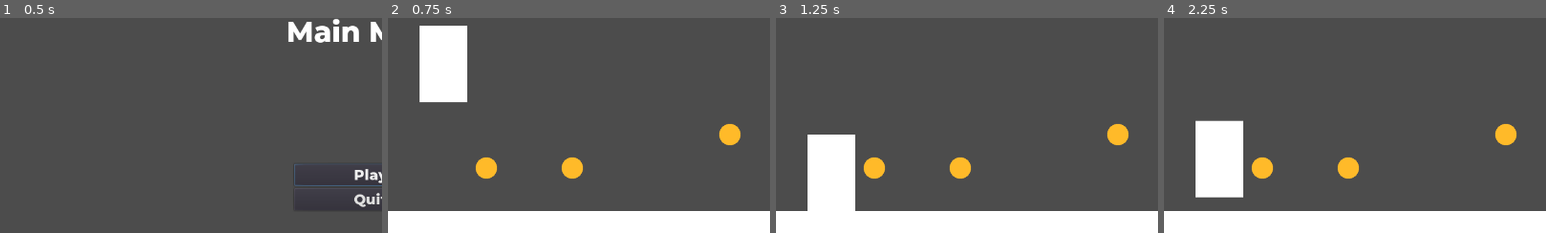
Above: before the commit, frames 1-4 (left to right).
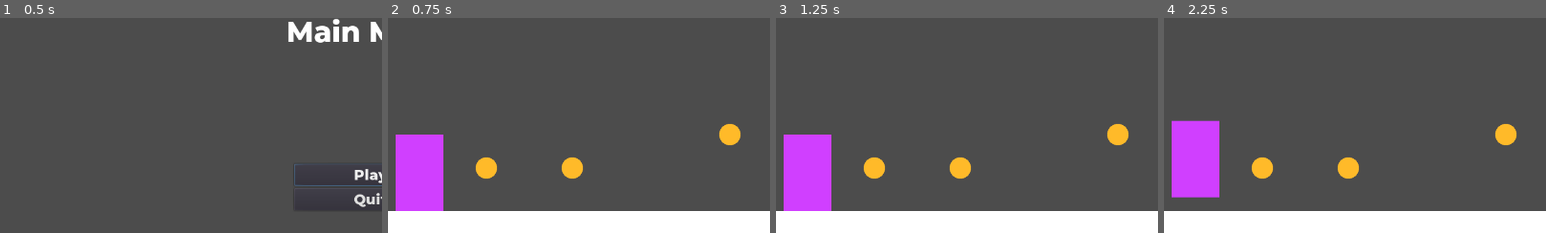
Above: after the commit, the same moments.

Repository: pigdevstudio/save-player-resources
Game: Godot game, scene res://screens/MainMenu.tscn
Same seed, same stepped clock (60 frames per second), same inputs: the game is played once before the commit and once after it.
Inputs:
- Up to frame 1 (0.5 s): no input
- Up to frame 2 (0.75 s): click "Play" at 0.5 s
- Up to frame 3 (1.25 s): no input
- Up to frame 4 (2.25 s): tap Enter at 1.25 s; tap Space at 2 s
The pictures show only the part of the screen within x 2-52%, y 11-61%; the shares and areas given below are measured in that part.

Frame 1 is identical in both runs. In frame 2, 8.9% of the frame differs, in the area x 2-21%, y 3-90%; in frame 3, 6.7%; in frame 4, 6.8%.

Commit message:
Add remove and add child approach

Diff:
--- a/actors/player/HurtBox.gd
+++ b/actors/player/HurtBox.gd
@@ -1,4 +1,6 @@
 extends Area2D
+
+export (NodePath) var player_data_path
 
 func _on_collision_entered(collider):
 	get_hurt(collider.damage)
@@ -11,7 +13,8 @@
 func get_hurt(damage):
 	if not $Invulnerability.is_stopped():
 		return
-	PlayerData.health -= damage
+	var player_data = get_node(player_data_path)
+	player_data.health -= damage
 	$CollisionShape2D.call_deferred("set_disabled", true)
 	$Invulnerability.start()
 	$AnimationPlayer.play("Hurt")
--- a/actors/player/PickUpArea2D.gd
+++ b/actors/player/PickUpArea2D.gd
@@ -1,5 +1,8 @@
 extends Area2D
 
+export (NodePath) var player_data_path
+
 func _on_area_entered(coin):
-	PlayerData.score += coin.score
+	var player_data = get_node(player_data_path)
+	player_data.score += coin.score
 	coin.queue_free()
--- a/actors/player/PlayerPlatformActor.tscn
+++ b/actors/player/PlayerPlatformActor.tscn
@@ -6,6 +6,7 @@
 [ext_resource path="res://actors/player/PickUpArea2D.gd" type="Script" id=4]
 [ext_resource path="res://actors/player/HurtBox.gd" type="Script" id=5]
 [ext_resource path="res://utility/Geometry2D.gd" type="Script" id=6]
+[ext_resource path="res://actors/player/PlayerData.tscn" type="PackedScene" id=7]
 
 [sub_resource type="RectangleShape2D" id=1]
 extents = Vector2( 40, 64 )
@@ -72,6 +73,7 @@
 collision_layer = 0
 collision_mask = 4
 script = ExtResource( 4 )
+player_data_path = NodePath("../PlayerData")
 
 [node name="CollisionShape2D" type="CollisionShape2D" parent="PickUpArea2D" index="0"]
 position = Vector2( 0, -64 )
@@ -81,6 +83,7 @@
 collision_layer = 0
 collision_mask = 8
 script = ExtResource( 5 )
+player_data_path = NodePath("../PlayerData")
 
 [node name="CollisionShape2D" type="CollisionShape2D" parent="HurtBox" index="0"]
 position = Vector2( 0, -64 )
@@ -93,6 +96,8 @@
 
 [node name="AnimationPlayer" type="AnimationPlayer" parent="HurtBox" index="2"]
 anims/Hurt = SubResource( 2 )
+
+[node name="PlayerData" parent="." index="5" instance=ExtResource( 7 )]
 [connection signal="entered" from="StateMachine/IdleState" to="Controls/LeftAction" method="is_holding"]
 [connection signal="entered" from="StateMachine/IdleState" to="Controls/RightAction" method="is_holding"]
 [connection signal="entered" from="StateMachine/SingleJumpFallState" to="Controls/LeftAction" method="is_holding"]
--- a/interface/UserInterface.gd
+++ b/interface/UserInterface.gd
@@ -1,16 +1,18 @@
 extends Control
 
-func _ready():
-	PlayerData.connect("updated", self, "update_interface")
-	PlayerData.connect("died", self, "_on_player_died")
+var player_data
+
+func setup():
+	player_data.connect("updated", self, "update_interface")
+	player_data.connect("died", self, "_on_player_died")
 
 	update_interface()
 
 
 func update_interface():
-	$PlayerHealthBar.max_value = PlayerData.max_health
-	$PlayerHealthBar.value = PlayerData.health
-	$Score.text = "Score: %s" % PlayerData.score
+	$PlayerHealthBar.max_value = player_data.max_health
+	$PlayerHealthBar.value = player_data.health
+	$Score.text = "Score: %s" % player_data.score
 
 
 func _on_player_died():
@@ -21,6 +23,6 @@
 
 
 func _on_RetryButton_button_up() -> void:
-	PlayerData.reset()
+	player_data.reset()
 	get_tree().paused = false
 	get_tree().reload_current_scene()
--- a/levels/Level-01.tscn
+++ b/levels/Level-01.tscn
@@ -1,24 +1,24 @@
-[gd_scene load_steps=7 format=2]
+[gd_scene load_steps=9 format=2]
 
-[ext_resource path="res://areas/Ground.tscn" type="PackedScene" id=1]
-[ext_resource path="res://objects/Portal2D.tscn" type="PackedScene" id=2]
-[ext_resource path="res://actors/player/PlayerPlatformActor.tscn" type="PackedScene" id=3]
+[ext_resource path="res://levels/Level.gd" type="Script" id=1]
+[ext_resource path="res://areas/Ground.tscn" type="PackedScene" id=2]
+[ext_resource path="res://objects/Portal2D.tscn" type="PackedScene" id=3]
 [ext_resource path="res://objects/Coin.tscn" type="PackedScene" id=4]
 [ext_resource path="res://interface/UserInterface.tscn" type="PackedScene" id=5]
 [ext_resource path="res://objects/Spike.tscn" type="PackedScene" id=6]
+[ext_resource path="res://levels/PlayerContainer.gd" type="Script" id=7]
+[ext_resource path="res://actors/player/PlayerPlatformActor.tscn" type="PackedScene" id=8]
 
 [node name="Level-01" type="Node2D"]
+script = ExtResource( 1 )
 
-[node name="Ground" parent="." instance=ExtResource( 1 )]
+[node name="Ground" parent="." instance=ExtResource( 2 )]
 position = Vector2( 0, 400 )
 collision_mask = 0
 
-[node name="Portal2D" parent="." instance=ExtResource( 2 )]
+[node name="Portal2D" parent="." instance=ExtResource( 3 )]
 position = Vector2( 1192, 400 )
 next_scene = "res://levels/Level-02.tscn"
-
-[node name="PlayerPlatformActor" parent="." instance=ExtResource( 3 )]
-position = Vector2( 112, 168 )
 
 [node name="Coins" type="Node2D" parent="."]
 editor/display_folded = true
@@ -55,3 +55,10 @@
 
 [node name="Spike4" parent="Spikes" instance=ExtResource( 6 )]
 position = Vector2( 952, 400 )
+
+[node name="PlayerContainer" type="Node2D" parent="."]
+position = Vector2( 72, 392 )
+script = ExtResource( 7 )
+
+[node name="PlayerPlatformActor" parent="PlayerContainer" instance=ExtResource( 8 )]
+modulate = Color( 0.819608, 0.25098, 1, 1 )
--- a/levels/Level-02.tscn
+++ b/levels/Level-02.tscn
@@ -1,27 +1,25 @@
-[gd_scene load_steps=7 format=2]
+[gd_scene load_steps=8 format=2]
 
-[ext_resource path="res://areas/Ground.tscn" type="PackedScene" id=1]
-[ext_resource path="res://objects/Portal2D.tscn" type="PackedScene" id=2]
-[ext_resource path="res://actors/player/PlayerPlatformActor.tscn" type="PackedScene" id=3]
+[ext_resource path="res://levels/Level.gd" type="Script" id=1]
+[ext_resource path="res://areas/Ground.tscn" type="PackedScene" id=2]
+[ext_resource path="res://objects/Portal2D.tscn" type="PackedScene" id=3]
 [ext_resource path="res://objects/Coin.tscn" type="PackedScene" id=4]
 [ext_resource path="res://interface/UserInterface.tscn" type="PackedScene" id=5]
 [ext_resource path="res://objects/Spike.tscn" type="PackedScene" id=6]
+[ext_resource path="res://levels/PlayerContainer.gd" type="Script" id=7]
 
 [node name="Level-01" type="Node2D"]
+script = ExtResource( 1 )
 
-[node name="Ground" parent="." instance=ExtResource( 1 )]
+[node name="Ground" parent="." instance=ExtResource( 2 )]
 position = Vector2( 0, 400 )
 collision_mask = 0
 
-[node name="Portal2D" parent="." instance=ExtResource( 2 )]
+[node name="Portal2D" parent="." instance=ExtResource( 3 )]
 position = Vector2( 1192, 400 )
 next_scene = "res://screens/GameOver.tscn"
 
-[node name="PlayerPlatformActor" parent="." instance=ExtResource( 3 )]
-position = Vector2( 112, 168 )
-
 [node name="Coins" type="Node2D" parent="."]
-editor/display_folded = true
 
 [node name="Coin" parent="Coins" instance=ExtResource( 4 )]
 position = Vector2( 880, 232 )
@@ -55,3 +53,6 @@
 
 [node name="Spike4" parent="Spikes" instance=ExtResource( 6 )]
 position = Vector2( 688, 400 )
+
+[node name="PlayerContainer" type="Node2D" parent="."]
+script = ExtResource( 7 )
--- /dev/null
+++ b/levels/Level.gd
@@ -0,0 +1,8 @@
+extends Node2D
+
+var player
+
+func _ready():
+	if player:
+		$Interface/UserInterface.player_data = player.get_node("PlayerData")
+		$Interface/UserInterface.setup()
--- /dev/null
+++ b/levels/PlayerContainer.gd
@@ -0,0 +1,4 @@
+extends Node2D
+
+func _ready():
+	get_parent().player = get_child(0)
--- a/objects/Portal2D.gd
+++ b/objects/Portal2D.gd
@@ -2,11 +2,19 @@
 
 export(String, FILE, "*.tscn") var next_scene
 
-func teleport():
+func teleport(body):
 	$AnimationPlayer.play("FadeOut")
 	yield($AnimationPlayer, "animation_finished")
-	get_tree().change_scene(next_scene)
+	next_scene = load(next_scene).instance()
+	body.get_parent().remove_child(body)
+	next_scene.get_node("PlayerContainer").add_child(body)
+	next_scene.player = body
+	body.owner = next_scene
+	body.position = Vector2.ZERO
+	var packed_scene = PackedScene.new()
+	packed_scene.pack(next_scene)
+	get_tree().change_scene_to(packed_scene)
 
 
 func _on_body_entered(body):
-	teleport()
+	teleport(body)
--- a/project.godot
+++ b/project.godot
@@ -41,10 +41,6 @@
 config/name="Persistent Player Data"
 run/main_scene="res://screens/MainMenu.tscn"
 config/icon="res://icon.png"
-
-[autoload]
-
-PlayerData="*res://actors/player/PlayerData.tscn"
 
 [display]
 
--- a/screens/GameOver.gd
+++ b/screens/GameOver.gd
@@ -1,15 +1,18 @@
 extends Control
 
 export (String, FILE, "*.tscn") var retry_scene
+var player
+
+onready var player_data = player.get_node("PlayerData")
 
 func _ready():
 	$AnimationPlayer.play("FadeIn")
 	$VBoxContainer/RetryButton.grab_focus()
-	$VBoxContainer/Score.text = "Score: %s" % PlayerData.score
+	$VBoxContainer/Score.text = "Score: %s" % player_data.score
 
 
 func _on_RetryButton_button_up():
-	PlayerData.reset()
+	player_data.reset()
 	get_tree().change_scene(retry_scene)
 
 
--- a/screens/GameOver.tscn
+++ b/screens/GameOver.tscn
@@ -1,8 +1,9 @@
-[gd_scene load_steps=5 format=2]
+[gd_scene load_steps=6 format=2]
 
 [ext_resource path="res://screens/GameOver.gd" type="Script" id=1]
 [ext_resource path="res://interface/fonts/default-font.tres" type="DynamicFont" id=2]
 [ext_resource path="res://interface/fonts/title-font.tres" type="DynamicFont" id=3]
+[ext_resource path="res://levels/PlayerContainer.gd" type="Script" id=4]
 
 [sub_resource type="Animation" id=1]
 resource_name = "FadeIn"
@@ -75,5 +76,9 @@
 anchor_bottom = 1.0
 mouse_filter = 2
 color = Color( 0, 0, 0, 0 )
+
+[node name="PlayerContainer" type="Node2D" parent="."]
+position = Vector2( -150, 170 )
+script = ExtResource( 4 )
 [connection signal="button_up" from="VBoxContainer/RetryButton" to="." method="_on_RetryButton_button_up"]
 [connection signal="button_up" from="VBoxContainer/QuitButton" to="." method="_on_QuitButton_button_up"]
Not shown: 2 places in actors/player/PlayerPlatformActor.tscn that only renumber resources
